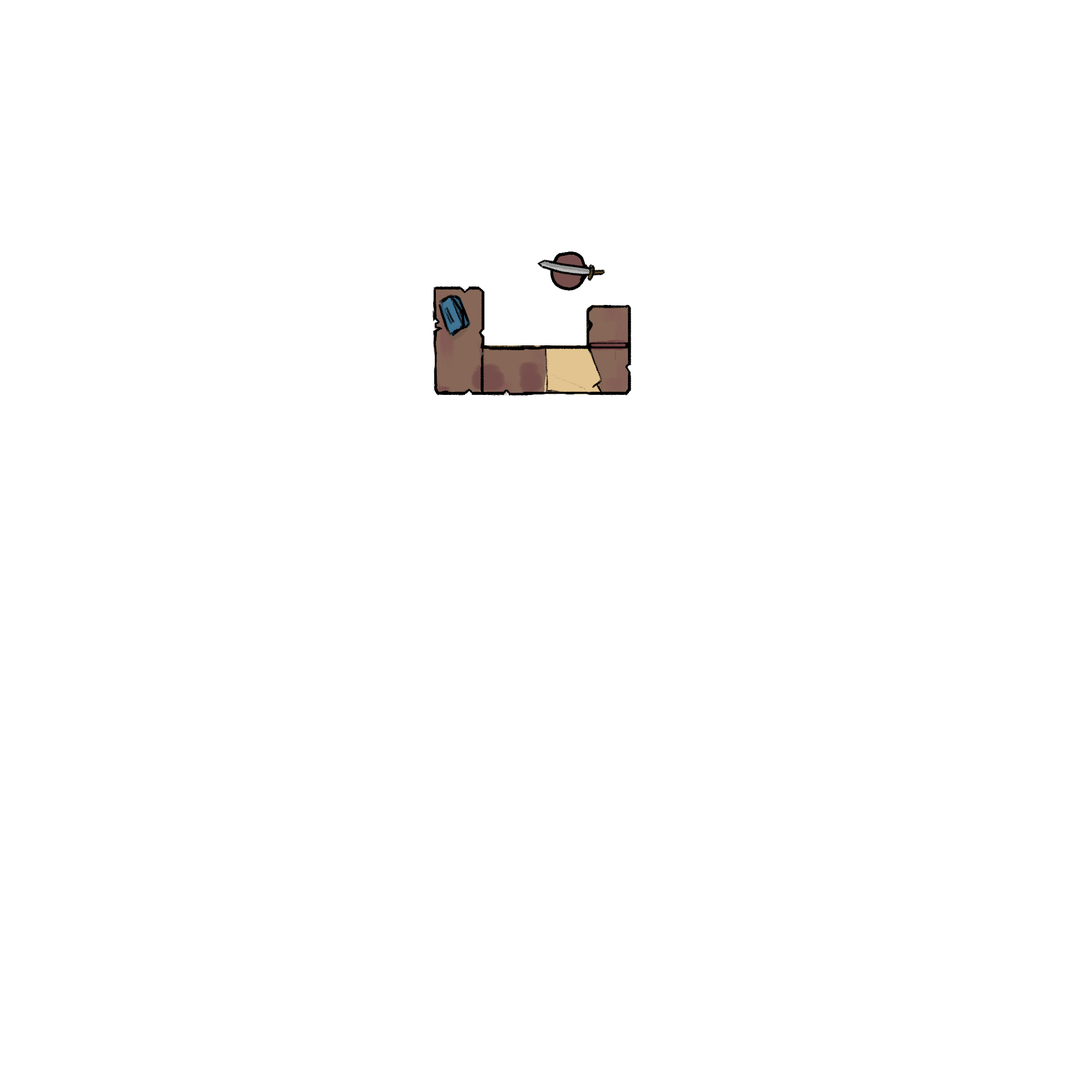
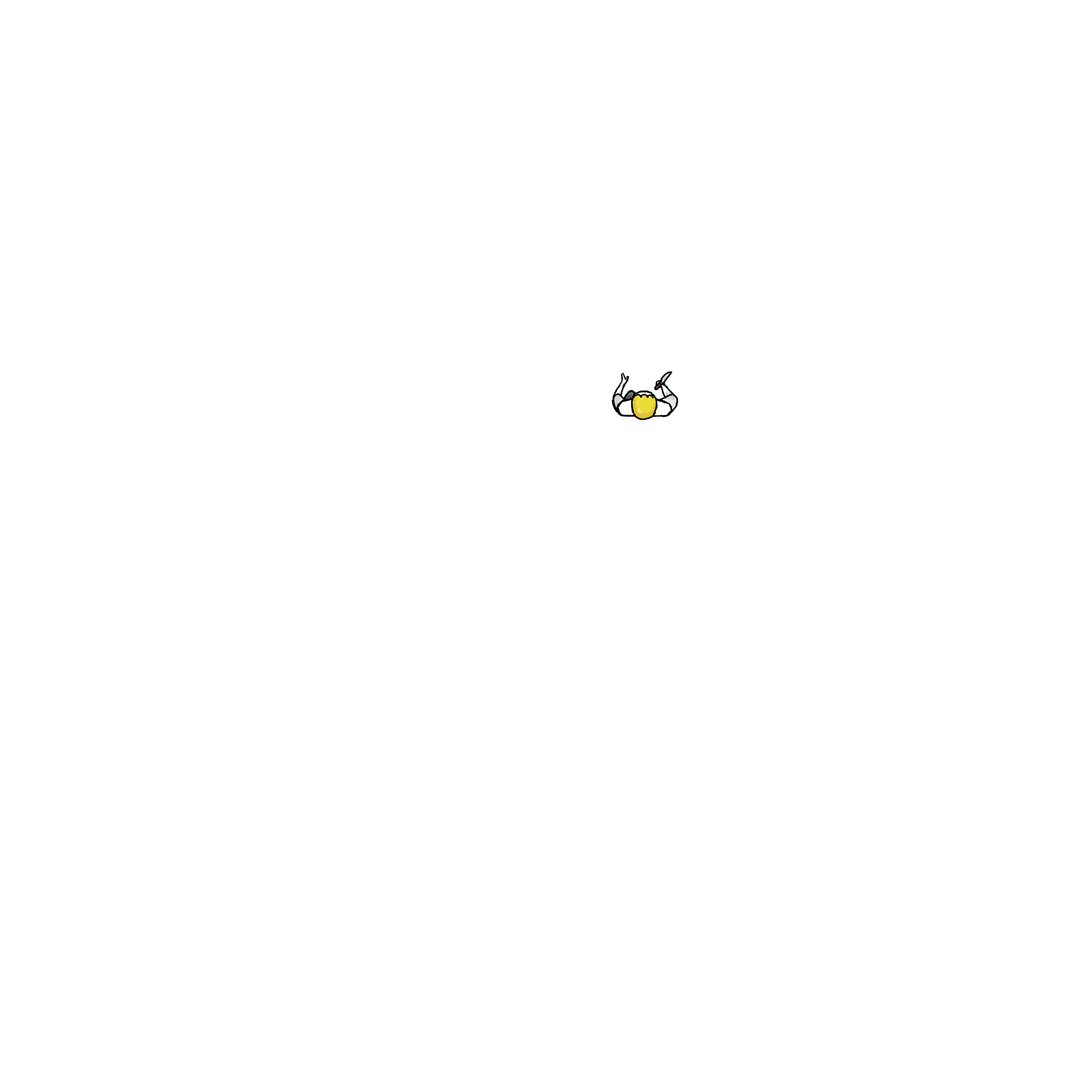
Layer changes from the first 1091px x 1091px image to the second:
hid "ShopBa copie" over <box>432,251,632,398</box>
showed group "Ecuyer" (6 layers) over <box>611,371,679,421</box>
painted on "eHead" (1st of 2, in "Ecuyer") over <box>630,390,664,421</box>
painted on "eNormalTorso" (1st of 2, in "Ecuyer") over <box>616,397,679,421</box>
added layer "Knife" in group "Ecuyer" over <box>653,371,673,391</box>
added layer "RightArm" in group "Ecuyer" over <box>655,379,679,414</box>
added layer "LeftArm" in group "Ecuyer" over <box>611,372,630,416</box>
added layer "eFoot" in group "Ecuyer" over <box>622,390,640,414</box>
